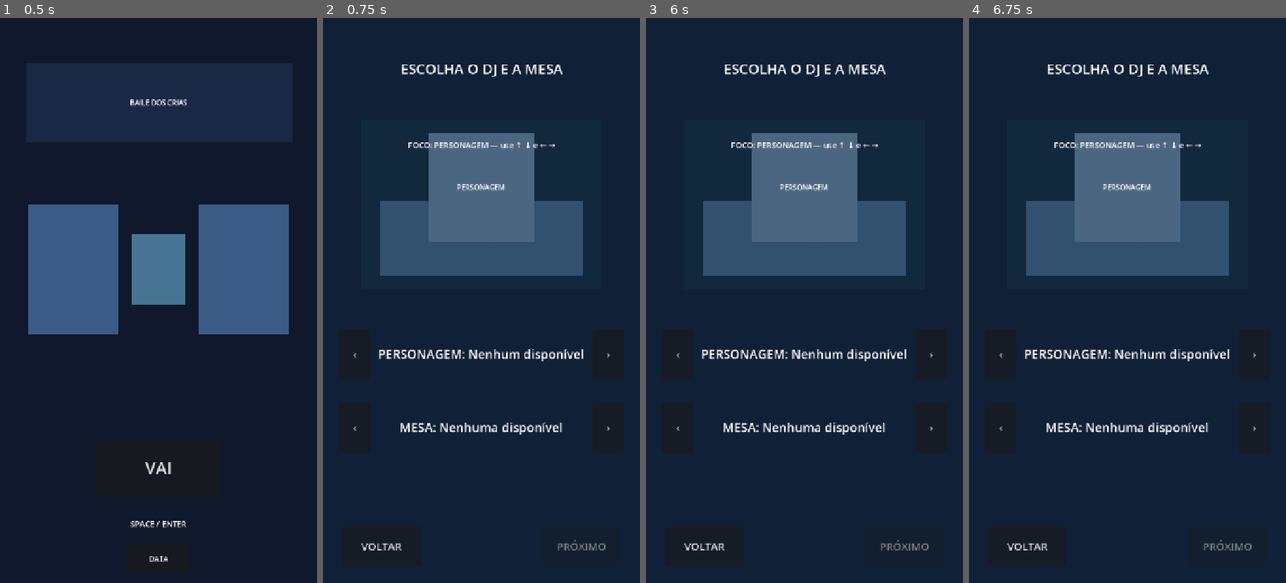
Above: before the commit, frames 1-4 (left to right).
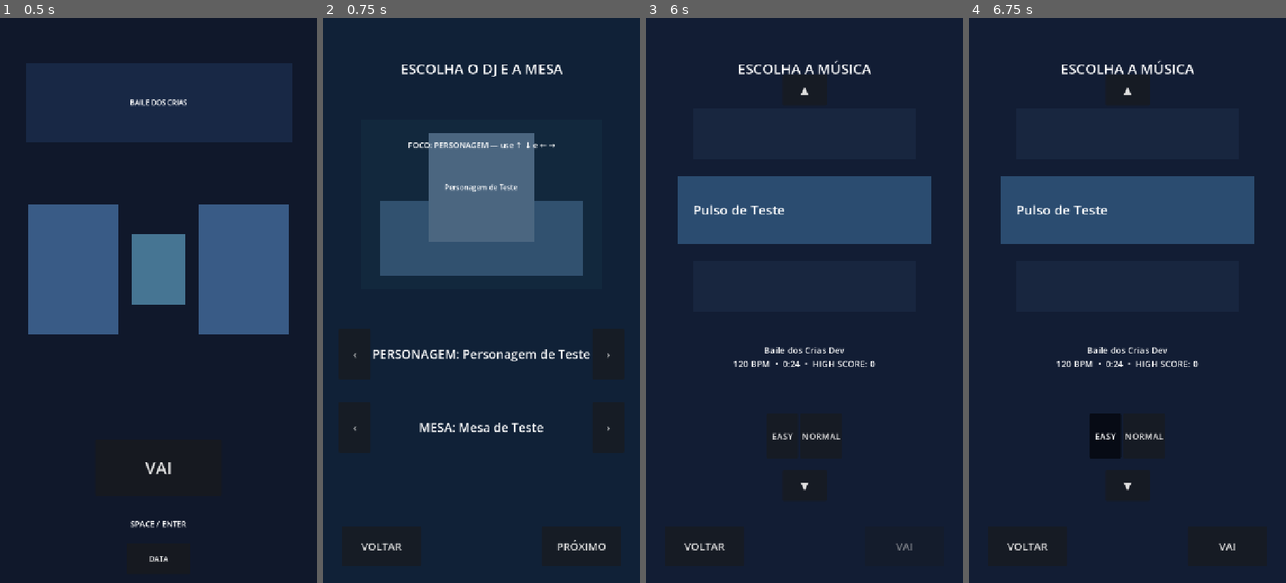
Above: after the commit, the same moments.

Repository: leonamlvs/baile-dos-crias
Game: Godot game, scene res://scenes/start/start.tscn
Same seed, same stepped clock (60 frames per second), same inputs: the game is played once before the commit and once after it. Sound files missing from this copy of the repository are replaced by a short silence.
Inputs (mouse positions are in pixels of both pictures, inside the frame that each line leads up to):
- Up to frame 1 (0.5 s): no input
- Up to frame 2 (0.75 s): tap Enter at 0.5 s; move the mouse to (551, 272) at 0.52 s; hold D from 0.53 s (still down); tap Q at 0.6 s; click (551, 272) at 0.67 s
- Up to frame 3 (6 s): tap Space at 0.77, 4.52 s; release D at 1.25 s; click "VOLTAR" at 1.25 s; drag from (741, 328) to (788, 413) at 2.02 s; move the mouse to (836, 176) at 2.77 s; hold D 2.78-3.5 s; tap Z at 2.85 s; drag from (788, 413) to (709, 215) at 3.52 s; move the mouse to (899, 385) at 4.27 s; hold A 4.28-5 s; tap C at 4.35 s; click "‹" at 5 s; click (902, 549) at 5.75 s, where only the run after the commit has a clickable "PRÓXIMO"
- Up to frame 4 (6.75 s): click (1105, 436) at 6.5 s, where only the run after the commit has a clickable "EASY"

Frame 1 is identical in both runs. In frame 2, 1.7% of the frame differs, in the area x 15-90%, y 29-95%; in frame 3, 16%; in frame 4, 17%, in the area x 9-91%, y 7-95%.
Error in both runs: Cannot call method 'set_input_as_handled' on a null value. (res://scripts/ui/start_screen.gd:65)

Commit message:
fix: complete development content release review

Diff:
--- /dev/null
+++ b/content/characters/dev-test-character/metadata.json
@@ -0,0 +1,5 @@
+{
+  "id": "dev-test-character",
+  "name": "Personagem de Teste",
+  "development_only": true
+}
--- /dev/null
+++ b/content/songs/dev-test-song/charts/easy.json
@@ -0,0 +1,19 @@
+{
+  "version": 1,
+  "song_id": "dev-test-song",
+  "difficulty": "easy",
+  "notes": [
+    {"id": "e01", "time_ms": 2000, "pad": 1, "type": "tap"},
+    {"id": "e02", "time_ms": 4000, "pad": 2, "type": "tap"},
+    {"id": "e03", "time_ms": 6000, "pad": 4, "type": "tap"},
+    {"id": "e04", "time_ms": 6000, "pad": 6, "type": "tap"},
+    {"id": "e05", "time_ms": 8000, "pad": 5, "type": "tap"},
+    {"id": "e06", "time_ms": 10000, "pad": 3, "type": "hold", "end_ms": 12000, "ticks_ms": [10500, 11000, 11500]},
+    {"id": "e07", "time_ms": 14000, "pad": 7, "type": "tap"},
+    {"id": "e08", "time_ms": 16000, "pad": 8, "type": "tap"},
+    {"id": "e09", "time_ms": 18000, "pad": 1, "type": "tap"},
+    {"id": "e10", "time_ms": 18000, "pad": 9, "type": "tap"},
+    {"id": "e11", "time_ms": 20000, "pad": 5, "type": "tap"},
+    {"id": "e12", "time_ms": 22000, "pad": 2, "type": "tap"}
+  ]
+}
--- /dev/null
+++ b/content/songs/dev-test-song/charts/normal.json
@@ -0,0 +1,32 @@
+{
+  "version": 1,
+  "song_id": "dev-test-song",
+  "difficulty": "normal",
+  "notes": [
+    {"id": "n01", "time_ms": 1000, "pad": 1, "type": "tap"},
+    {"id": "n02", "time_ms": 2000, "pad": 2, "type": "tap"},
+    {"id": "n03", "time_ms": 3000, "pad": 3, "type": "tap"},
+    {"id": "n04", "time_ms": 4000, "pad": 4, "type": "tap"},
+    {"id": "n05", "time_ms": 4000, "pad": 6, "type": "tap"},
+    {"id": "n06", "time_ms": 5000, "pad": 5, "type": "tap"},
+    {"id": "n07", "time_ms": 6000, "pad": 5, "type": "hold", "end_ms": 9000, "ticks_ms": [6500, 7000, 7500, 8000, 8500]},
+    {"id": "n08", "time_ms": 6500, "pad": 7, "type": "tap"},
+    {"id": "n09", "time_ms": 7000, "pad": 1, "type": "tap"},
+    {"id": "n10", "time_ms": 8000, "pad": 9, "type": "tap"},
+    {"id": "n11", "time_ms": 9000, "pad": 2, "type": "tap"},
+    {"id": "n12", "time_ms": 10000, "pad": 4, "type": "tap"},
+    {"id": "n13", "time_ms": 11000, "pad": 6, "type": "tap"},
+    {"id": "n14", "time_ms": 12000, "pad": 8, "type": "tap"},
+    {"id": "n15", "time_ms": 13000, "pad": 1, "type": "tap"},
+    {"id": "n16", "time_ms": 14000, "pad": 3, "type": "hold", "end_ms": 17000, "ticks_ms": [14500, 15000, 15500, 16000, 16500]},
+    {"id": "n17", "time_ms": 15000, "pad": 9, "type": "tap"},
+    {"id": "n18", "time_ms": 16000, "pad": 5, "type": "tap"},
+    {"id": "n19", "time_ms": 17000, "pad": 7, "type": "tap"},
+    {"id": "n20", "time_ms": 18000, "pad": 2, "type": "tap"},
+    {"id": "n21", "time_ms": 19000, "pad": 1, "type": "tap"},
+    {"id": "n22", "time_ms": 19000, "pad": 9, "type": "tap"},
+    {"id": "n23", "time_ms": 20000, "pad": 4, "type": "tap"},
+    {"id": "n24", "time_ms": 21000, "pad": 6, "type": "tap"},
+    {"id": "n25", "time_ms": 22000, "pad": 5, "type": "tap"}
+  ]
+}
--- /dev/null
+++ b/content/songs/dev-test-song/metadata.json
@@ -0,0 +1,11 @@
+{
+  "id": "dev-test-song",
+  "title": "Pulso de Teste",
+  "artist": "Baile dos Crias Dev",
+  "bpm_display": "120",
+  "audio": "audio.wav",
+  "duration_ms": 24000,
+  "preview_start_ms": 0,
+  "difficulties": ["easy", "normal"],
+  "development_only": true
+}
--- /dev/null
+++ b/content/tables/dev-test-table/metadata.json
@@ -0,0 +1,5 @@
+{
+  "id": "dev-test-table",
+  "name": "Mesa de Teste",
+  "development_only": true
+}
--- a/scripts/validate_release_content.gd
+++ b/scripts/validate_release_content.gd
@@ -23,15 +23,18 @@
 	catalog.load_from_root("res://content")
 	for diagnostic in catalog.diagnostics:
 		_errors.append("%s: %s" % [diagnostic.path, diagnostic.message])
-	if catalog.characters.is_empty():
+	var release_characters: Array = catalog.characters.filter(_is_release_content)
+	var release_tables: Array = catalog.tables.filter(_is_release_content)
+	var release_songs: Array = catalog.songs.filter(_is_release_content)
+	if release_characters.is_empty():
 		_errors.append("MVP release requires at least one valid character.")
-	if catalog.tables.is_empty():
+	if release_tables.is_empty():
 		_errors.append("MVP release requires at least one valid DJ table.")
-	if catalog.songs.is_empty():
+	if release_songs.is_empty():
 		_errors.append("MVP release requires at least one cleared playable song.")
 	_require_cleared_entry(START_AUDIO_PATH, "start_audio", inventory_entries)
 
-	for song in catalog.songs:
+	for song in release_songs:
 		var audio_validation: Dictionary = ContentValidatorScript.validate_song_audio(song)
 		if not audio_validation.ok:
 			_errors.append("%s: %s" % [song.content_path, audio_validation.error])
@@ -61,14 +64,14 @@
 						_errors.append("%s: %s" % [chart_path, duration_validation.error])
 			_require_cleared_entry(chart_path, "chart", inventory_entries)
 
-	for character in catalog.characters:
+	for character in release_characters:
 		_require_optional_visual(character, "visual", "character_visual", inventory_entries)
-	for table in catalog.tables:
+	for table in release_tables:
 		_require_optional_visual(table, "visual", "table_visual", inventory_entries)
 
 	if _errors.is_empty():
 		print("Release content validation passed: %d song(s), %d character(s), %d table(s)." % [
-			catalog.songs.size(), catalog.characters.size(), catalog.tables.size(),
+			release_songs.size(), release_characters.size(), release_tables.size(),
 		])
 		quit(0)
 		return
@@ -124,6 +127,8 @@
 
 
 func _scan_release_files(directory_path: String, entries: Dictionary) -> void:
+	if _is_development_content_directory(directory_path):
+		return
 	var directory := DirAccess.open(directory_path)
 	if directory == null:
 		return
@@ -145,3 +150,19 @@
 		if directory_path.begins_with("res://content/songs/") and child_directory == "source":
 			continue
 		_scan_release_files(directory_path.path_join(child_directory), entries)
+
+
+func _is_release_content(item: Dictionary) -> bool:
+	return not bool(item.get("development_only", false))
+
+
+func _is_development_content_directory(directory_path: String) -> bool:
+	if not directory_path.begins_with("res://content/"):
+		return false
+	var metadata_path := directory_path.path_join("metadata.json")
+	if not FileAccess.file_exists(metadata_path):
+		return false
+	var json := JSON.new()
+	return json.parse(FileAccess.get_file_as_string(metadata_path)) == OK \
+		and json.data is Dictionary \
+		and bool(json.data.get("development_only", false))
--- /dev/null
+++ b/tests/dev_content_test.gd
@@ -0,0 +1,105 @@
+extends SceneTree
+
+const ContentCatalogScript = preload("res://scripts/data/content_catalog.gd")
+const ContentValidatorScript = preload("res://scripts/data/content_validator.gd")
+const RuntimeChartParserScript = preload("res://scripts/data/runtime_chart_parser.gd")
+
+var _failures: Array[String] = []
+
+
+func _init() -> void:
+	call_deferred("_run")
+
+
+func _run() -> void:
+	var catalog = ContentCatalogScript.new()
+	catalog.load_from_root("res://content")
+	var character := _find(catalog.characters, "dev-test-character")
+	var table := _find(catalog.tables, "dev-test-table")
+	var song := _find(catalog.songs, "dev-test-song")
+	_check(not character.is_empty(), "test character appears in the local catalog")
+	_check(not table.is_empty(), "test table appears in the local catalog")
+	_check(not song.is_empty(), "test song appears in the local catalog")
+	_check(not character.has("visual"), "test character uses the PresentationSlot fallback")
+	_check(not table.has("visual"), "test table uses the PresentationSlot fallback")
+	_check(song.get("difficulties", []) == ["easy", "normal"], "Easy and Normal appear")
+
+	if not song.is_empty():
+		var audio: Dictionary = ContentValidatorScript.validate_song_audio(song)
+		_check(audio.ok, "test audio loads")
+		if audio.ok:
+			_check(abs(int(audio.audio_duration_ms) - 24000) <= 1, "test audio is 24 seconds")
+		_validate_chart(song, "easy", 12, false)
+		_validate_chart(song, "normal", 25, true)
+
+	var export_preset := FileAccess.get_file_as_string("res://export_presets.cfg")
+	for excluded_path in [
+		"content/characters/dev-test-character/*",
+		"content/tables/dev-test-table/*",
+		"content/songs/dev-test-song/*",
+	]:
+		_check(export_preset.contains(excluded_path), "Web export excludes %s" % excluded_path)
+
+	if _failures.is_empty():
+		print("DEV CONTENT TEST PASSED")
+		quit(0)
+		return
+	for failure in _failures:
+		printerr("DEV CONTENT TEST FAILED: %s" % failure)
+	quit(1)
+
+
+func _validate_chart(song: Dictionary, difficulty: String, expected_count: int, require_overlap: bool) -> void:
+	var path := String(song.content_path).path_join("charts/%s.json" % difficulty)
+	var parsed: Dictionary = RuntimeChartParserScript.new().parse_file(path, String(song.id), difficulty)
+	_check(parsed.ok, "%s chart parses" % difficulty)
+	if not parsed.ok:
+		return
+	var notes: Array = parsed.chart.notes
+	_check(notes.size() == expected_count, "%s chart has %d notes" % [difficulty, expected_count])
+	var audio: Dictionary = ContentValidatorScript.validate_song_audio(song)
+	if audio.ok:
+		_check(
+			ContentValidatorScript.validate_chart_duration(parsed.chart, song, int(audio.audio_duration_ms)).ok,
+			"%s timestamps fit inside the audio" % difficulty,
+		)
+	var has_hold := false
+	var has_ticks := false
+	var has_chord := false
+	var has_hold_tap_overlap := false
+	var starts := {}
+	var holds: Array[Dictionary] = []
+	for note_value in notes:
+		var note: Dictionary = note_value
+		if starts.has(note.time_ms):
+			has_chord = true
+		starts[note.time_ms] = true
+		if note.type == "hold":
+			has_hold = true
+			has_ticks = has_ticks or not note.ticks_ms.is_empty()
+			holds.append(note)
+	for note_value in notes:
+		var note: Dictionary = note_value
+		if note.type != "tap":
+			continue
+		for hold in holds:
+			if int(note.time_ms) > int(hold.time_ms) and int(note.time_ms) < int(hold.end_ms):
+				has_hold_tap_overlap = true
+	_check(has_hold, "%s chart contains a Hold" % difficulty)
+	_check(has_chord, "%s chart contains a chord" % difficulty)
+	if difficulty == "normal":
+		_check(has_ticks, "normal Hold contains ticks")
+		_check(has_hold_tap_overlap, "normal contains Hold+Tap overlap")
+		_check(require_overlap, "normal overlap requirement is enabled")
+
+
+func _find(items: Array[Dictionary], id: String) -> Dictionary:
+	for item in items:
+		if item.get("id", "") == id:
+			return item
+	return {}
+
+
+func _check(condition: bool, message: String) -> void:
+	if not condition:
+		_failures.append(message)
Not shown, added: content/songs/dev-test-song/audio.wav.import
Not shown, changed: export_presets.cfg
Not shown, added: tests/dev_content_test.gd.uid
Not shown, added: content/songs/dev-test-song/audio.wav
Not shown, added: tools/generate_dev_audio.py
